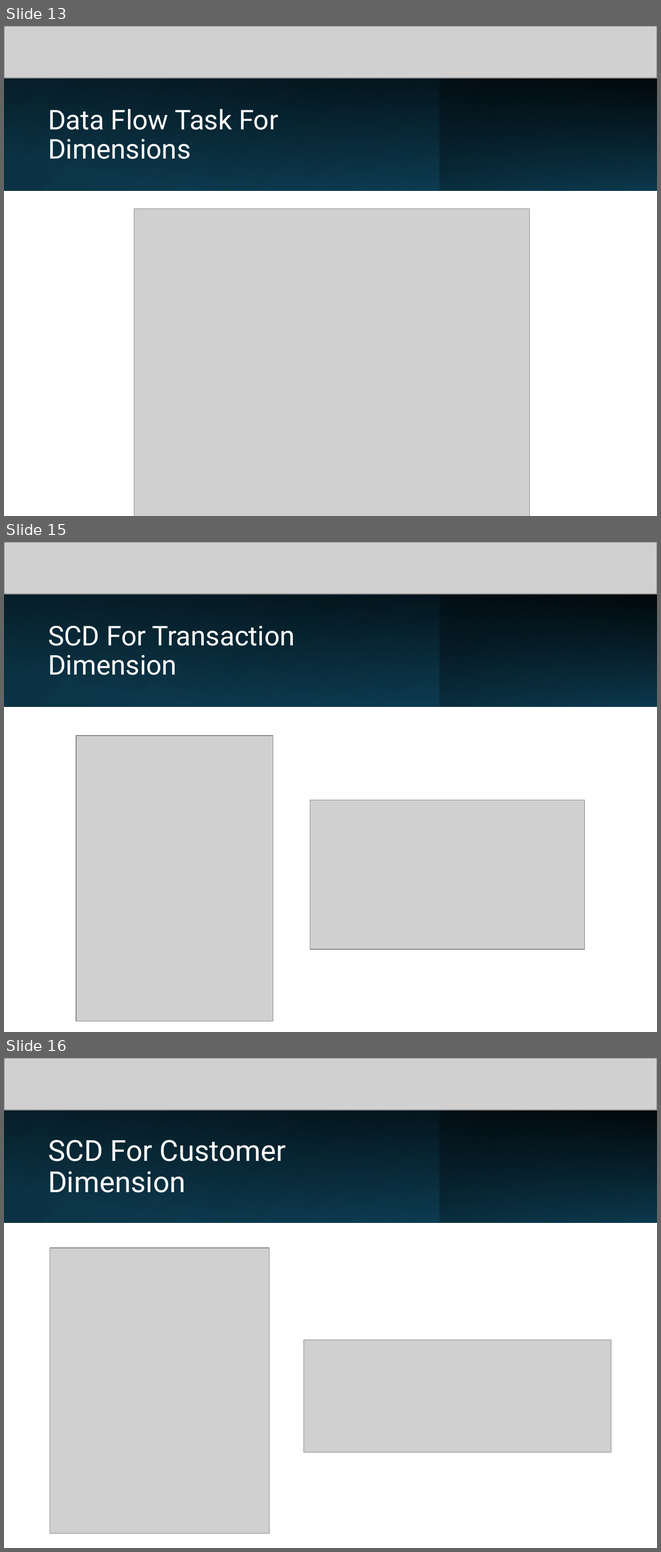
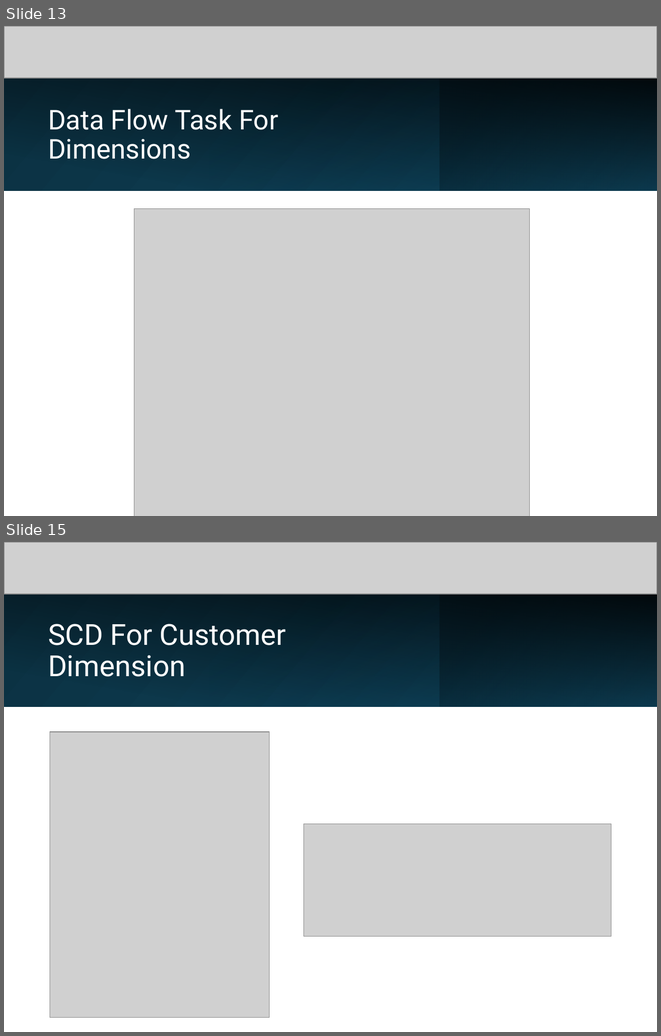
Before and after one commit to nahlarmash/AML-Project, a slide deck: Document/AML_Project_Presentation.pptx. Shown one above the other, each under a label of ours: slides 13, 15 and 16 before the commit, slides 13 and 15 after it; the slides between them are not shown. The pictures are 661x1552 and 661x1036 pixels, drawn with LibreOffice and Linux fonts; fonts in the diff are those of the drawing; grey boxes stand for pictures. Boxes give left, top, right and bottom in pixels: in the first picture for what was removed or moved away, otherwise in the second. Text is boxed around its words. In the diff, an @@ line names an element or a change of style, - is before the commit and + after.

Commit message:
Added .pptx file

```diff
--- a/Document/AML_Project_Presentation.pptx
+++ b/Document/AML_Project_Presentation.pptx
@@ slide 15 removed at [4,542,657,1032], background #FFFFFF @@
@@ picture removed at [4,542,657,594] @@
@@ rectangle removed at [4,594,657,706] @@
@@ rectangle removed at [4,594,657,706] @@
@@ rectangle removed at [209,594,440,706] @@
@@ rectangle removed at [440,594,657,706] @@
@@ title removed at [48,626,294,675] @@
-SCD For Transaction Dimension
@@ picture removed at [76,735,273,1021] @@
@@ picture removed at [310,800,585,950] @@
@@ what was slide 16 is now slide 15 @@
```
Also in this commit, not shown: 3 slides changed.
